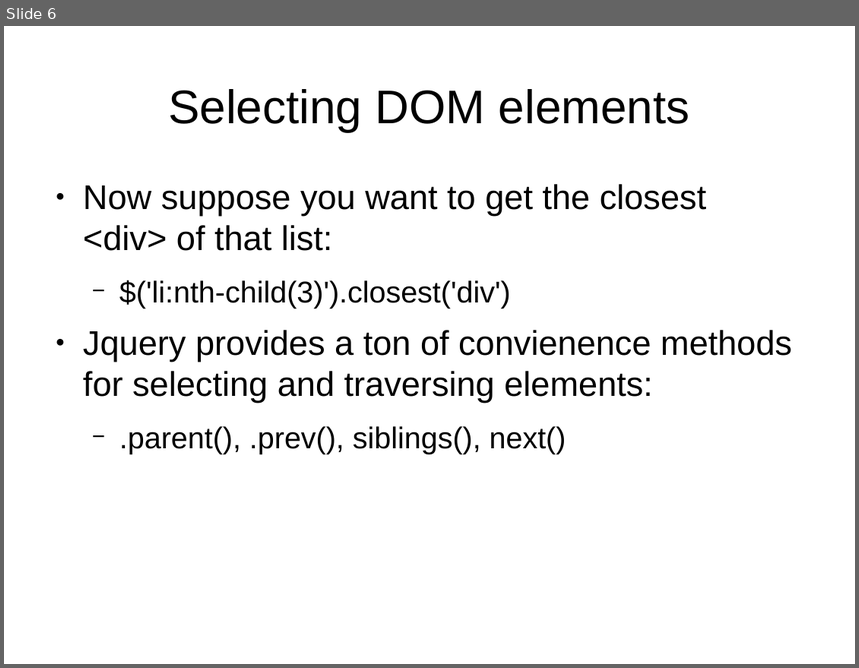
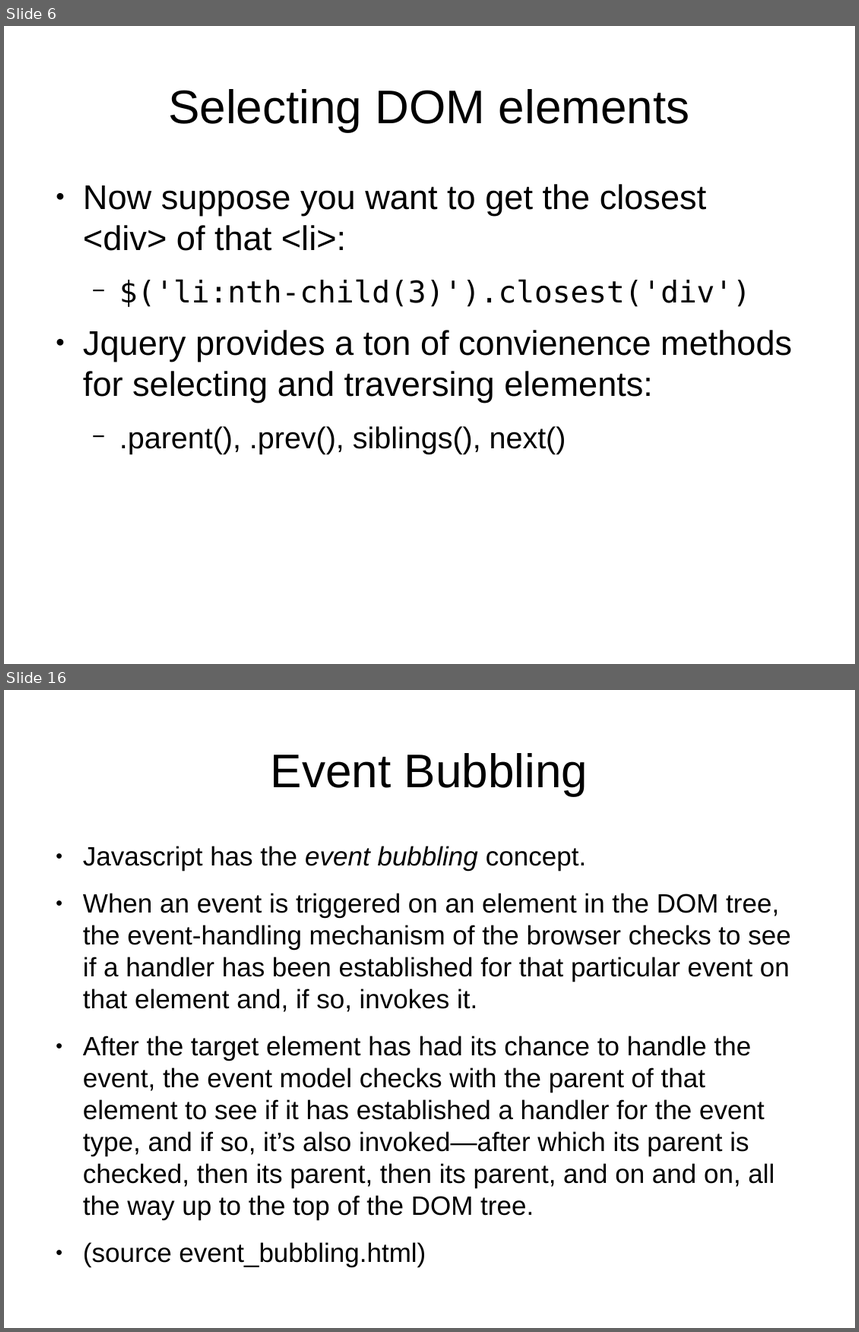
Before and after one commit to tomafc330/presentations, a slide deck: jquery/presentation.odp. Shown one above the other, each under a label of ours: slide 6 before the commit, slides 6 and 16 after it; the slides between them are not shown. The pictures are 859x668 and 859x1332 pixels, drawn with LibreOffice and Linux fonts; fonts in the diff are those of the drawing. Boxes give left, top, right and bottom in pixels: in the first picture for what was removed or moved away, otherwise in the second. Text is boxed around its words. In the diff, an @@ line names an element or a change of style, - is before the commit and + after.

```diff
--- a/jquery/presentation.odp
+++ b/jquery/presentation.odp
@@ slide 16 added at (4,690,855,1328), background #FFFFFF @@
@@ title added at (271,753,588,796), 44 pt, text #000000 @@
+Event Bubbling
@@ text added at (83,846,791,1220), 24.8 pt, text #000000 @@
+● Javascript has the event bubbling concept.
+● When an event is triggered on an element in the DOM tree, the event-handling mechanism of the browser checks to see if a handler has been established for that particular event on that element and, if so, invokes it.
+● After the target element has had its chance to handle the event, the event model checks with the parent of that element to see if it has established a handler for the event type, and if so, it’s also invoked—after which its parent is checked, then its parent, then its parent, and on and on, all the way up to the top of the DOM tree.
+● (source event_bubbling.html)
@@ slide 6 changed as well @@
@@ text at (83,184,706,251): text changed @@
-● Now suppose you want to get the closest <div> of that list:
+● Now suppose you want to get the closest <div> of that <li>:
@@ text at (120,279,751,307): font Arial to DejaVu Sans Mono in "$('li:nth-child(3)').closest('div')" @@
```
Also in this commit, not shown: 4 other slides changed, 14 other slides added, 10 other files.
